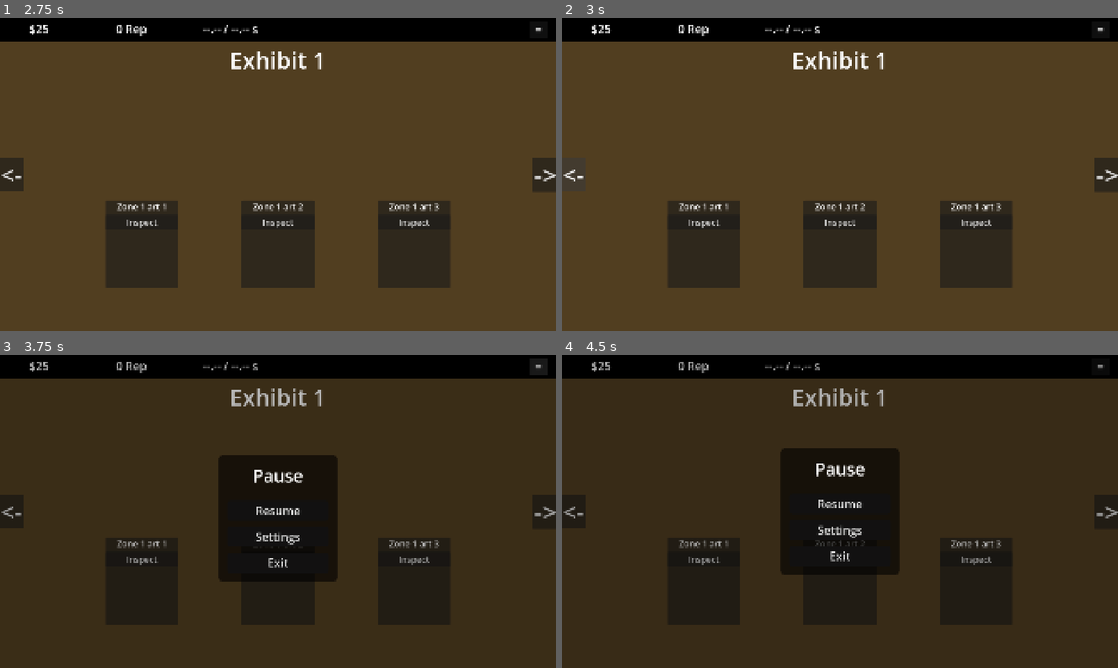
Above: before the commit, frames 1-4 (two rows, left to right).
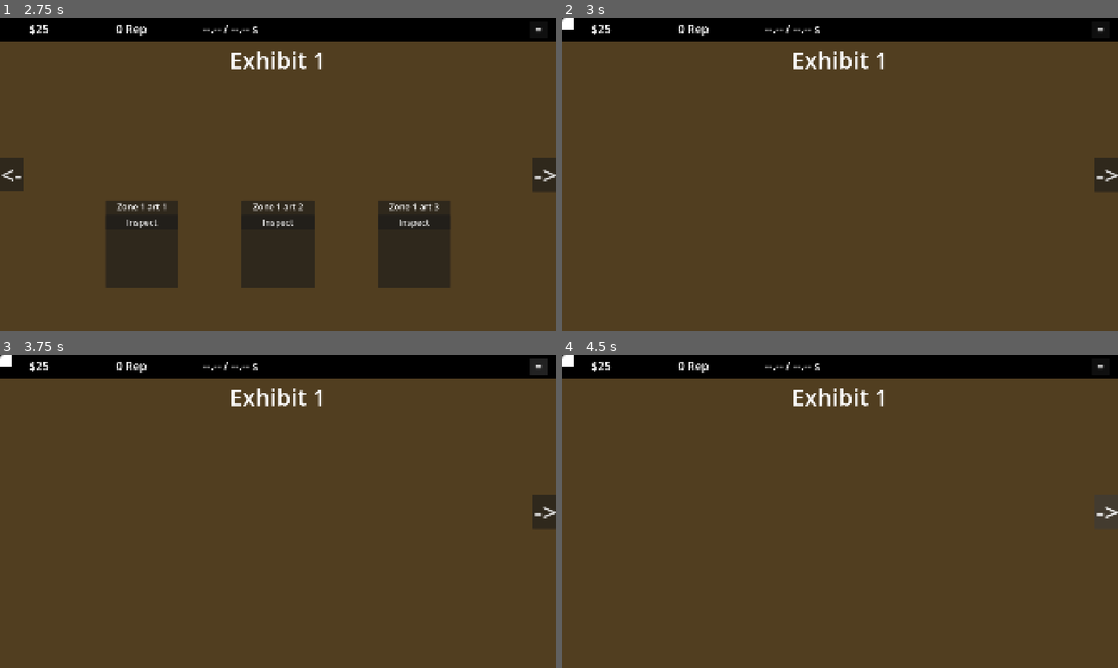
Above: after the commit, the same moments.

Repository: zsansone54/museum-game
Game: Godot game, scene res://MainMenu.tscn
The game is run twice, just before and just after one commit, with the same random seed, the same clock (stepped at 60 frames per second) and the same inputs.
Inputs (mouse positions are in pixels of both pictures, inside the frame that each line leads up to):
- Up to frame 1 (2.75 s): click "Start Game" at 0.5 s; click "=" at 1.25 s; click "Resume" at 2 s
- Up to frame 2 (3 s): click "<-" at 2.75 s
- Up to frame 3 (3.75 s): click "=" at 3.5 s
- Up to frame 4 (4.5 s): click (1106, 511) at 4.25 s, where only the run after the commit has a clickable "->"

Frame 1 is identical in both runs. In frame 2, 11% of the frame differs, in the area x 0-82%, y 0-87%; in frame 3, 19%; in frame 4, 93%, in the area x 0-100%, y 0-100%.
Error after the commit: Invalid access to property or key 'pressed' on a base object of type 'null instance'. (res://excavation.gd:27)

Commit message:
update excavate

Diff:
--- a/game/Exhibit1.gd
+++ b/game/Exhibit1.gd
@@ -8,7 +8,7 @@
 func _ready() -> void:
 	$PauseMenu.action_selected.connect(_on_pause_menu_action_selected)
 	$SettingsMenu.closed.connect(_on_settings_menu_closed)
-
+	$LeftButton.pressed.connect(_on_left_button_pressed)
 	$RightButton.pressed.connect(_on_right_button_pressed)
 
 	$ArtifactMargin/Gallery/Artifact1/Display/InspectButton.pressed.connect(
@@ -68,6 +68,8 @@
 func _on_right_button_pressed() -> void:
 	get_tree().change_scene_to_file("res://Exhibit2.tscn")
 
+func _on_left_button_pressed() -> void:
+	get_tree().change_scene_to_file("res://Excavation.tscn")
 
 func _on_pause_menu_action_selected(action: String) -> void:
 	match action:
--- a/game/excavation.gd
+++ b/game/excavation.gd
@@ -1,11 +1,148 @@
 extends Control
 
+@onready var funds_label: Label = $Top/TopHudMargin/TopHud/FundsLabel
+@onready var rep_label: Label = $Top/TopHudMargin/TopHud/RepLabel
+@onready var countdown_label: Label = $Top/TopHudMargin/TopHud/CountdownLabel
 
-# Called when the node enters the scene tree for the first time.
-func _ready() -> void:
-	pass # Replace with function body.
+@onready var back_button: Button = $BackButton
+@onready var area_1_button: Button = $MapArea/Area1Button
+@onready var area_2_button: Button = $MapArea/Area2Button
+
+@onready var site_panel: PanelContainer = $SitePanel
+@onready var site_name_label: Label = $SitePanel/MarginContainer/VBoxContainer/SiteNameLabel
+@onready var artifact_buttons: Array[Button] = [
+	$SitePanel/MarginContainer/VBoxContainer/Artifact1Button,
+	$SitePanel/MarginContainer/VBoxContainer/Artifact2Button,
+	$SitePanel/MarginContainer/VBoxContainer/Artifact3Button
+]
+@onready var close_button: Button = $SitePanel/MarginContainer/VBoxContainer/CloseButton
+
+var current_site_artifacts: Array = []
 
 
-# Called every frame. 'delta' is the elapsed time since the previous frame.
-func _process(delta: float) -> void:
-	pass
+func _ready() -> void:
+	$PauseMenu.action_selected.connect(_on_pause_menu_action_selected)
+	$SettingsMenu.closed.connect(_on_settings_menu_closed)
+
+	back_button.pressed.connect(_on_back_button_pressed)
+	area_1_button.pressed.connect(_on_area_1_button_pressed)
+	area_2_button.pressed.connect(_on_area_2_button_pressed)
+
+	artifact_buttons[0].pressed.connect(_on_artifact_1_button_pressed)
+	artifact_buttons[1].pressed.connect(_on_artifact_2_button_pressed)
+	artifact_buttons[2].pressed.connect(_on_artifact_3_button_pressed)
+
+	close_button.pressed.connect(_on_close_button_pressed)
+
+	site_panel.hide()
+	update_hud()
+
+
+func _process(_delta: float) -> void:
+	update_hud()
+
+
+func update_hud() -> void:
+	funds_label.text = "$%d" % int(GameState.funds)
+	rep_label.text = "%d Rep" % GameState.rep
+
+	if GameState.active_artifact_id == -1:
+		countdown_label.text = "--.-- / --.-- s"
+	else:
+		var artifact: Dictionary = GameState.get_artifact_data(
+			GameState.active_artifact_id
+		)
+		var total_time: float = GameState.get_effective_attempt_duration(artifact)
+
+		countdown_label.text = "%.2f / %.2f s" % [
+			max(GameState.excavation_countdown, 0.0),
+			total_time
+		]
+
+
+func open_site(area_id: int) -> void:
+	var area: Dictionary = GameState.get_area_data(area_id)
+	var is_unlocked: bool = GameState.is_area_unlocked(area)
+
+	current_site_artifacts = area["artifacts"]
+	site_panel.show()
+
+	if !is_unlocked:
+		site_name_label.text = "%s\nRequires %d Reputation" % [
+			area["name"],
+			area["unlock_required_rep"]
+		]
+
+		for button in artifact_buttons:
+			button.disabled = true
+
+		return
+
+	site_name_label.text = area["name"]
+
+	for index in range(artifact_buttons.size()):
+		var artifact: Dictionary = current_site_artifacts[index]
+		var progress: Dictionary = GameState.get_artifact_progress(artifact["id"])
+
+		artifact_buttons[index].text = artifact["name"]
+		artifact_buttons[index].disabled = (
+			progress["is_assembled"]
+			or progress["fragments_found"] >= artifact["total_fragments"]
+			or !GameState.has_required_tools(artifact)
+		)
+
+
+func select_site_artifact(index: int) -> void:
+	var artifact: Dictionary = current_site_artifacts[index]
+	GameState.select_excavation_target(artifact)
+	site_panel.hide()
+
+
+func _on_area_1_button_pressed() -> void:
+	open_site(0)
+
+
+func _on_area_2_button_pressed() -> void:
+	open_site(1)
+
+
+func _on_artifact_1_button_pressed() -> void:
+	select_site_artifact(0)
+
+
+func _on_artifact_2_button_pressed() -> void:
+	select_site_artifact(1)
+
+
+func _on_artifact_3_button_pressed() -> void:
+	select_site_artifact(2)
+
+
+func _on_close_button_pressed() -> void:
+	site_panel.hide()
+
+
+func _on_back_button_pressed() -> void:
+	get_tree().change_scene_to_file("res://Exhibit1.tscn")
+
+
+func _on_pause_menu_action_selected(action: String) -> void:
+	match action:
+		"resume":
+			get_tree().paused = false
+
+		"settings":
+			$SettingsMenu.open()
+
+		"exit":
+			GameState.save_game()
+			get_tree().paused = false
+			get_tree().change_scene_to_file("res://MainMenu.tscn")
+
+
+func _on_settings_menu_closed() -> void:
+	$PauseMenu.open()
+
+
+func _on_pause_button_pressed() -> void:
+	$PauseMenu.open()
